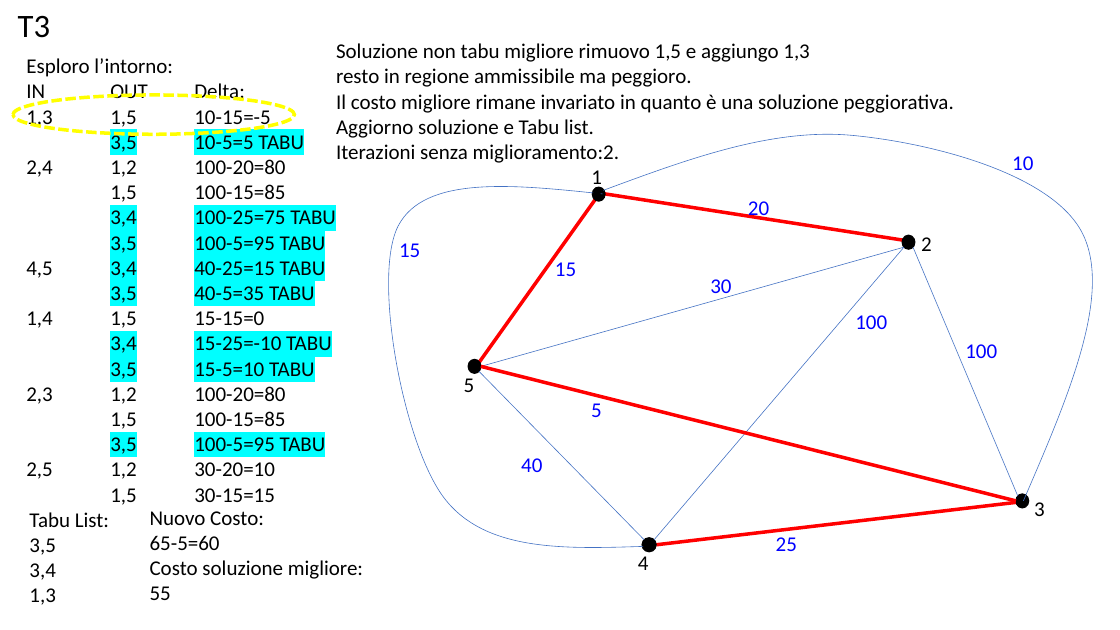
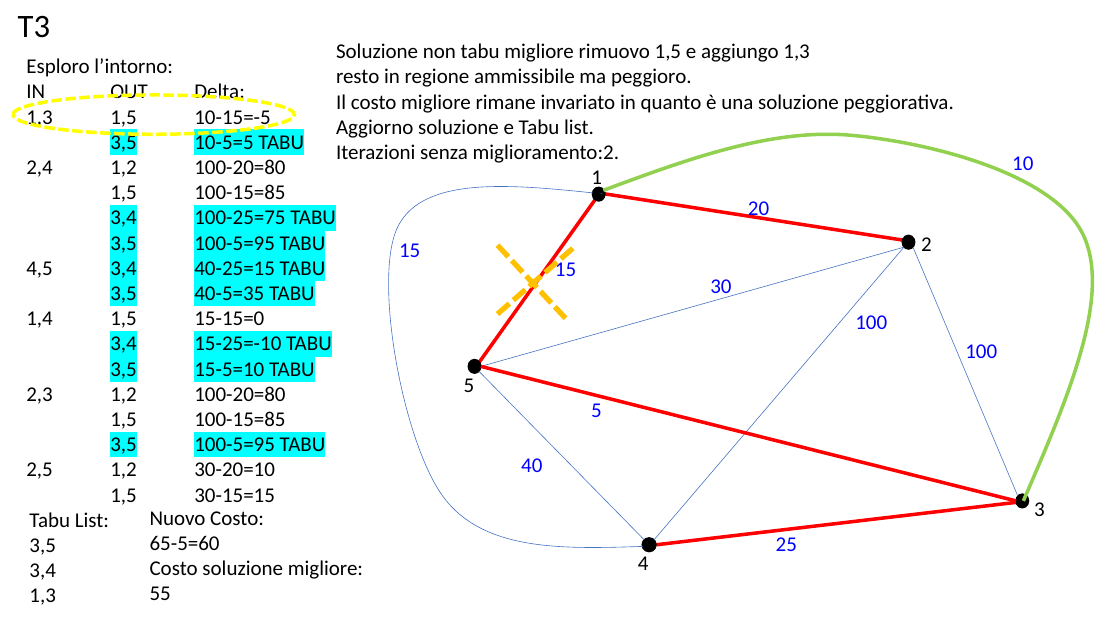
Before and after one commit to bizzarriA/LocalSearch, a slide deck: slide 4 of tabu.pptx. Drawn at 1120x630 pixels with LibreOffice and Linux fonts; fonts in the diff are those of the drawing. Boxes give left, top, right and bottom in pixels: in the first picture for what was removed or moved away, otherwise in the second. Text is boxed around its words. In the diff, an @@ line names an element or a change of style, - is before the commit and + after.

```diff
--- a/tabu.pptx
+++ b/tabu.pptx
@@ freeform shape at [603, 134, 1092, 501]: outline #4472C4 0.5 pt to #92D050 3 pt @@
@@ freeform shape added at [604, 135, 1093, 502], outline #4472C4 0.5 pt @@
@@ line added from (497, 314) to (576, 245), #FFC000 4.5 pt dashed @@
@@ line added from (497, 245) to (570, 323), #FFC000 4.5 pt dashed @@
```
Also in this commit, not shown: 8 other slides changed, 3 slides added, 2 other files.
